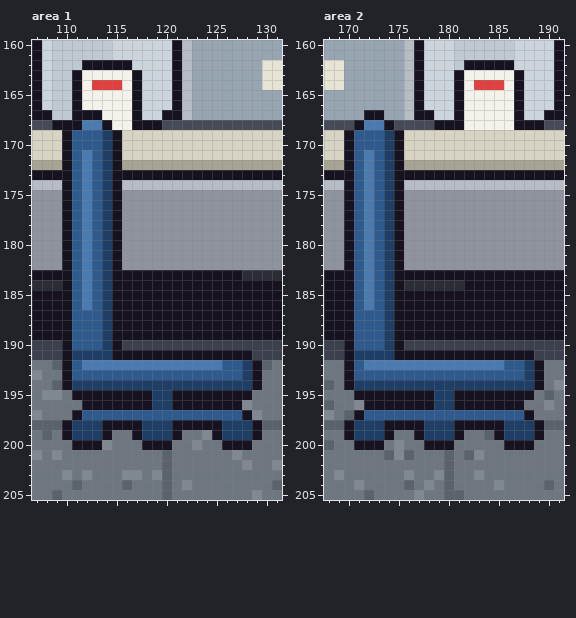
Two states of a pixel-art file, office/breakout_d.aseprite. Above, as it was before the edit.
320x320 pixels, 1 frame. Colours within 5 levels of each other are drawn and written as one. Shown: area 1: x 107..131, y 160..205; area 2: x 168..191, y 160..205. The commit also changed other parts of the picture, which this record leaves out.
Once edited:
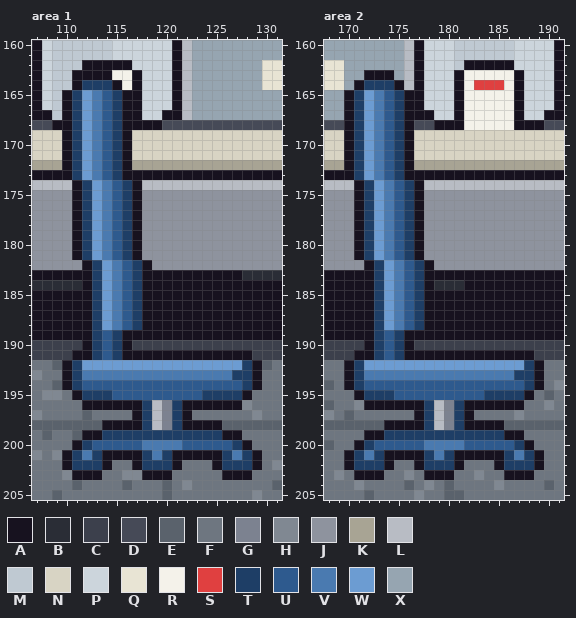
Palette (. is transparent): A #17121f  B #2a2d36  C #3c404c  D #464a57  E #5a626c  F #6e7680  G #7c8290  H #808892  J #8e939e  K #a8a494  L #b8bcc4  M #bfc9d2  N #d8d4c4  P #ccd5dc  Q #e8e4d4  R #f4f2ea  S #e04040  T #1e3e66  U #2e5a8e  V #4a7ab0  W #6c9cd2  X #96a5b1
What changed:
Changed rows in their new state; - is an unchanged pixel.
Area 1, layer "Seats":
first column x 110:
163 --AAA---------------
164 --TTTA--------------
165 ATWVUTA-------------
166 ATWVUTA-------------
167 ATWVUTA-------------
168 -TW-UTA-------------
169 -TWVUTA-------------
170 -TWVUTA-------------
171 -TWVUTA-------------
172 -TWVUTA-------------
173 -TWVUT--------------
174 LATWVUTA------------
175 JATWVUTA------------
176 JATWVUTA------------
177 JATWVUTA------------
178 JATWVUTA------------
179 JATWVUTA------------
180 JATWVUTA------------
181 JATWVUTA------------
182 JJATWVUTA-----------
183 -AATWVUT------------
184 BBATWVUT------------
185 -AATWVUT------------
186 -AATWVUT------------
187 -AATWVUT------------
188 -AATWVUT------------
189 -AATUT--------------
190 CCATUTA-------------
191 CAA-UT--------------
192 -TWWWWWWWWWWWWWWWW--
193 -TVVVVVVVVVVVVVVVT--
194 --UUUUUUUUUUUUUUUU--
195 --TTTUUUUUUUUUTTTT--
196 --------TLGT--------
197 -FEFFFFATLGTAFFFFFF-
198 EEEE-----LGT----EEEE
199 FEAATTTT---TTTTTAAFF
200 --TUUUUUVVVVUUUUUT--
201 ATVTAAAATVTAAAAATVTA
202 ATTTA--ATTTA---ATTTA
203 -AAA----AAA-----AAA-
Area 2, layer "Seats":
first column x 170:
163 --AAA---------------
164 -ATTTA--------------
165 ATWVUTA-------------
166 ATWVUTA-------------
167 ATWVUTA-------------
168 ATW-UTA-------------
169 -TWVUTA-------------
170 -TWVUTA-------------
171 -TWVUTA-------------
172 -TWVUTA-------------
173 -TWVUT--------------
174 LATWVUTA------------
175 JATWVUTA------------
176 JATWVUTA------------
177 JATWVUTA------------
178 JATWVUTA------------
179 JATWVUTA------------
180 JATWVUTA------------
181 JATWVUTA------------
182 JJATWVUTA-----------
183 -AATWVUT------------
184 -AATWVUTA-----------
185 -AATWVUT------------
186 -AATWVUT------------
187 -AATWVUT------------
188 -AATWVUT------------
189 -AATUT--------------
190 CCATUTA-------------
191 CAA-UT--------------
192 -TWWWWWWWWWWWWWWWW--
193 -TVVVVVVVVVVVVVVVT--
194 --UUUUUUUUUUUUUUUU--
195 --TTTUUUUUUUUUTTTT--
196 --------TLGT--------
197 -FFFFFFATLGTAFFFFHF-
198 EEEE-----LGT----EEEE
199 FFAATTTT---TTTTTAAFF
200 --TUUUUUVVVVUUUUUT--
201 ATVTAAAATVTAAAAATVTA
202 ATTTA--ATTTA---ATTTA
203 -AAA----AAA-----AAA-
Changed places in both pictures, as pixel boxes (x1, y1, x2, y2):
changed: (62, 70, 262, 480)
changed: (344, 70, 544, 480)
